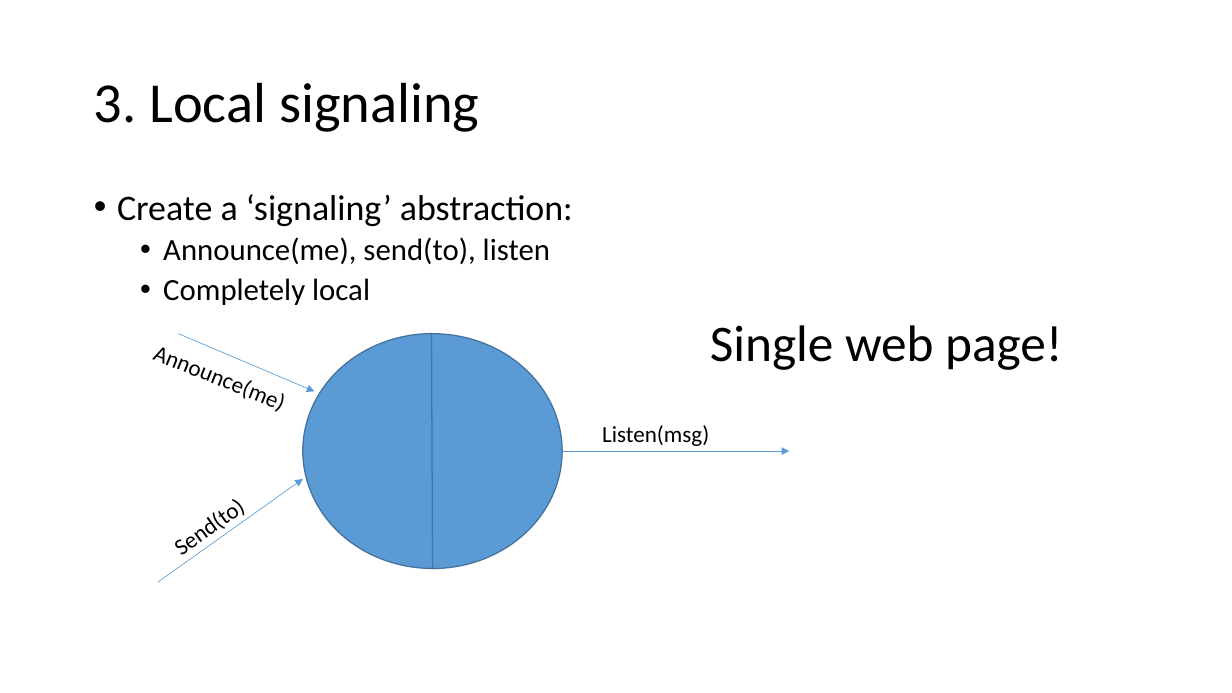
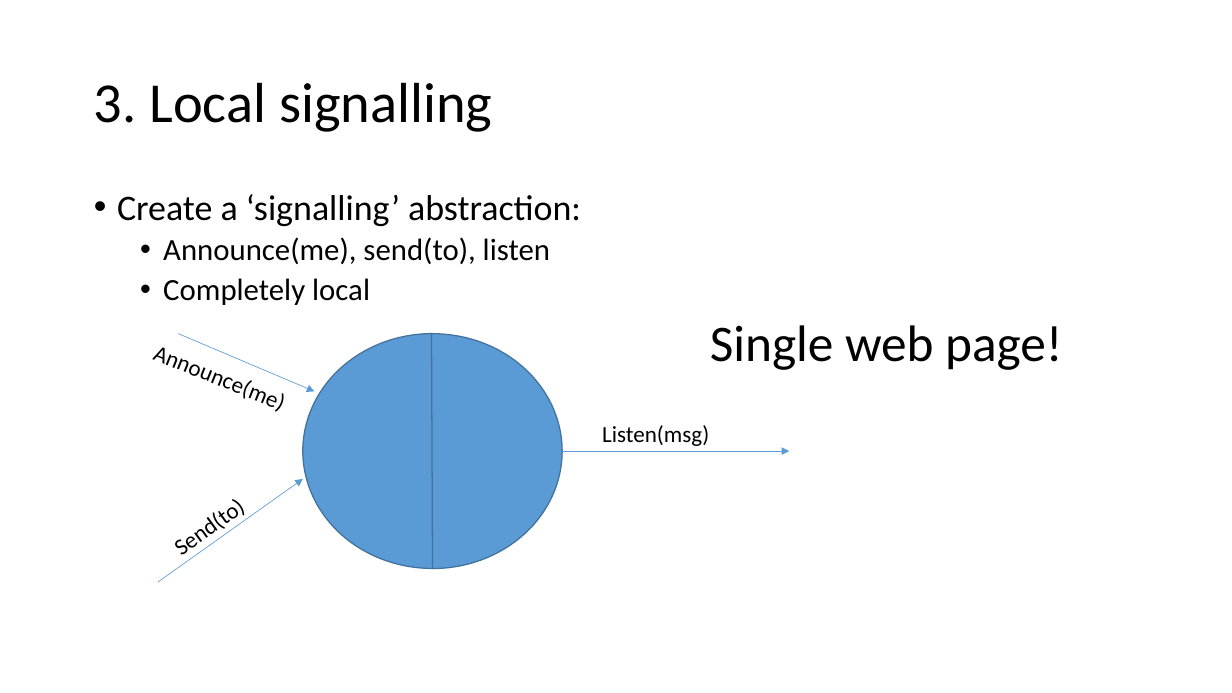
Before and after one commit to ipcortex/fac-workshop-materials, a slide deck: slide 26 of presentations/FAC9 Workshop.pptx (slide 18 before the commit). Drawn at 1232x693 pixels with LibreOffice and Linux fonts; fonts in the diff are those of the drawing. Boxes give left, top, right and bottom in pixels: in the first picture for what was removed or moved away, otherwise in the second. Text is boxed around its words. In the diff, an @@ line names an element or a change of style, - is before the commit and + after.

```diff
--- a/presentations/FAC9 Workshop.pptx
+++ b/presentations/FAC9 Workshop.pptx
@@ title at (94, 82, 492, 132): text changed @@
-3. Local signaling
+3. Local signalling
@@ text at (117, 194, 581, 226): text changed @@
-• Create a ‘signaling’ abstraction:
+• Create a ‘signalling’ abstraction:
```
Also in this commit, not shown: 18 other slides changed, 12 slides added, 6 slides removed, 1 other file.
